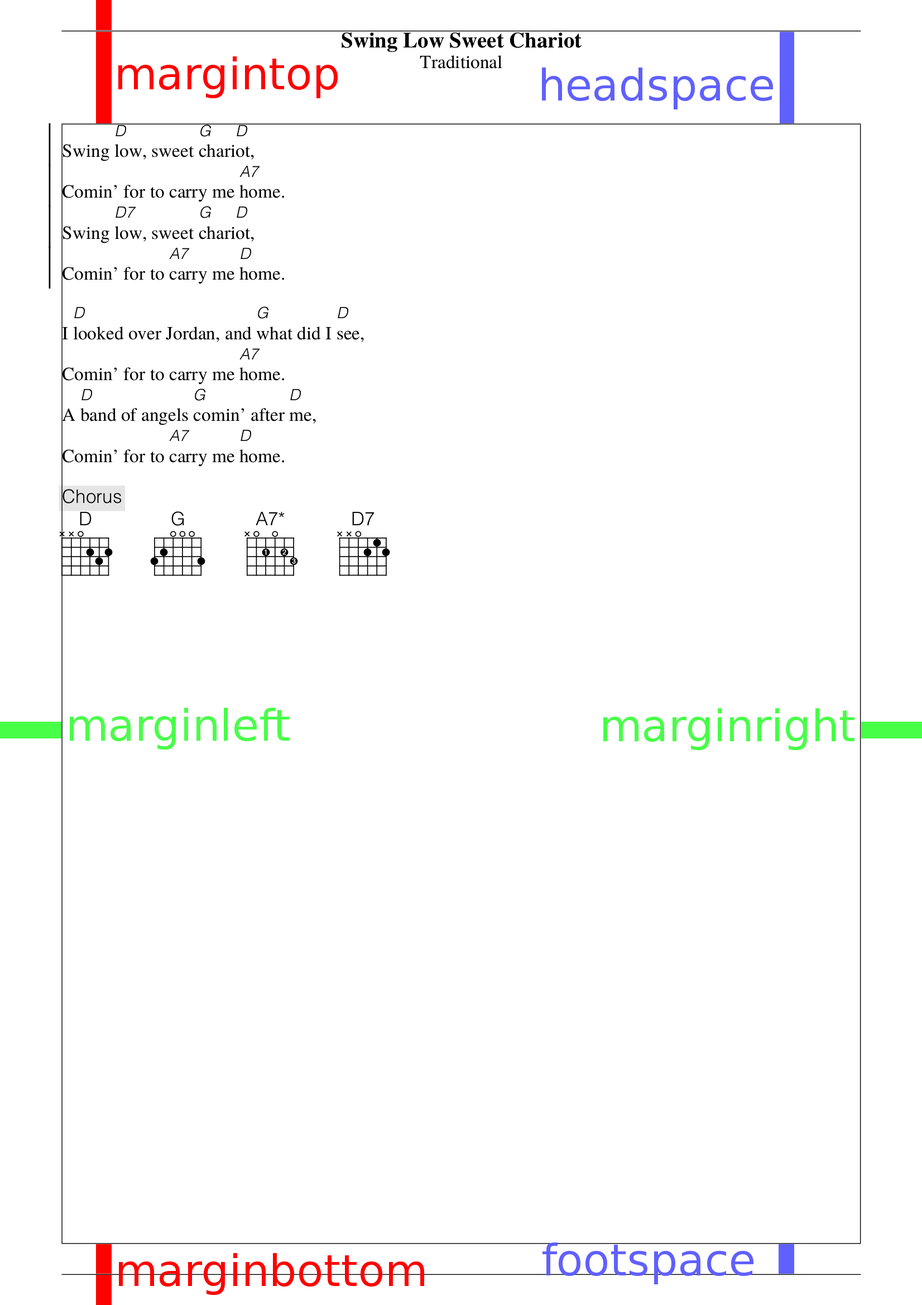
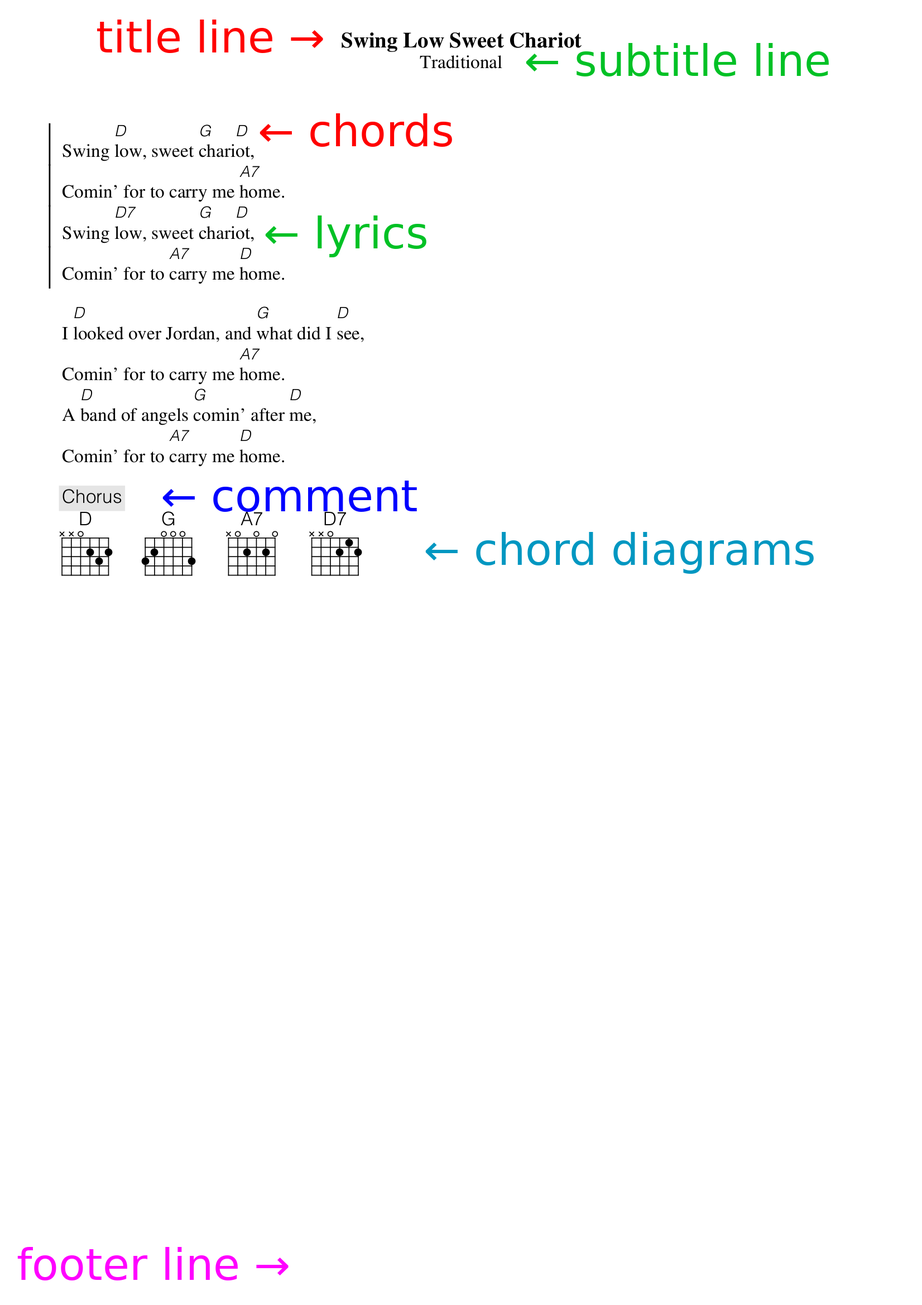
Layer changes from the first w=922, h=1305 image to the second:
added layer "footer line →" above "← lyrics" over [17, 1246, 289, 1281]
added layer "← lyrics" above "← chords" over [265, 215, 427, 258]
added layer "← chords" above "← chord diagrams" over [259, 113, 453, 147]
added layer "← chord diagrams" above "← comment" over [425, 531, 814, 574]
added layer "← comment" above "← subtitle line" over [162, 480, 417, 512]
added layer "← subtitle line" above "title line →" over [525, 42, 829, 77]
added layer "title line →" above "margintop" over [97, 19, 324, 54]
hid "margintop" over [118, 56, 338, 99]
hid "marginbottom" over [118, 1253, 425, 1295]
hid "footspace" over [542, 1242, 754, 1285]
hid "headspace" over [541, 67, 774, 110]
hid "marginleft" over [69, 707, 290, 750]
hid "marginright" over [603, 708, 855, 751]
added layer "simple.pdf" above "x.pdf" over [0, 0, 922, 1305]
